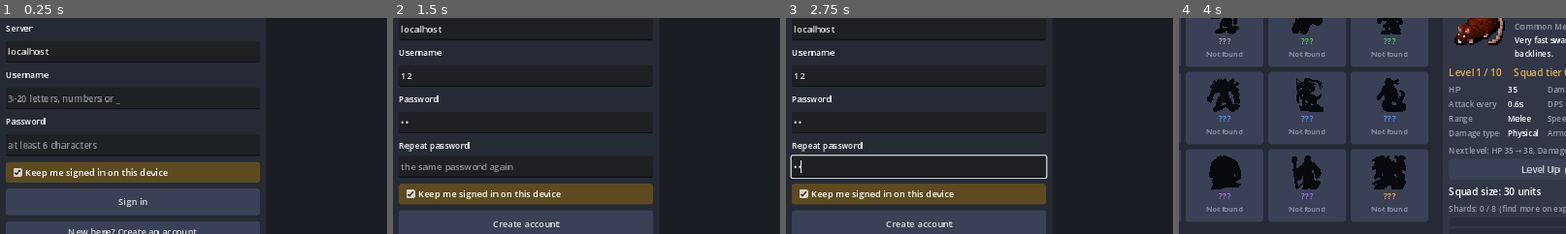
Above: before the commit, frames 1-4 (left to right).
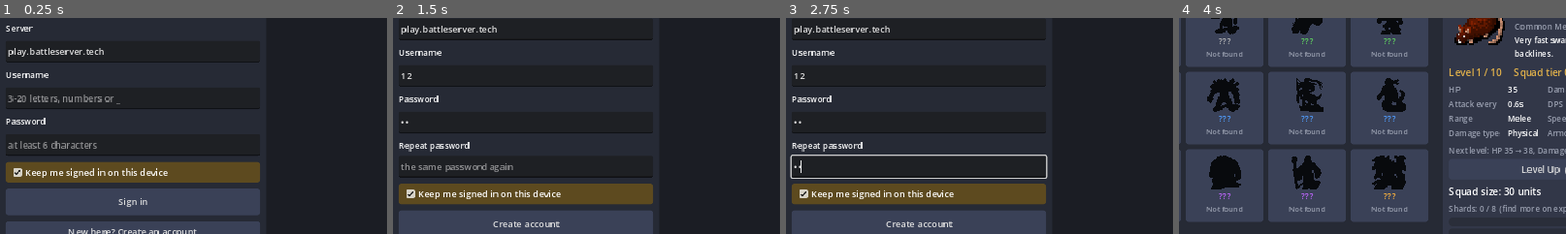
Above: after the commit, the same moments.

Repository: kranpus/autobat.slop
Game: Godot game, scene res://scenes/main.tscn
Same seed, same stepped clock (60 frames per second), same inputs: the game is played once before the commit and once after it.
Inputs (mouse positions are % of the whole screen's width and height, from its top left):
- Up to frame 1 (0.25 s): no input
- Up to frame 2 (1.5 s): click (50, 41) at 0.52 s; type "12" at 0.6 s; click (50, 52) at 0.75 s; type "12" at 0.83 s; click "New here? Create an account" at 1.25 s
- Up to frame 3 (2.75 s): click (50, 57) at 2.02 s; type "12" at 2.1 s
- Up to frame 4 (4 s): click "Play offline (guest)" at 2.75 s; click (7, 26) at 3.52 s
The pictures show only the part of the screen within x 33-83%, y 23-72%; the shares and areas given below are measured in that part.

The runs differ from the first frame. In frame 1, 0.4% of the frame differs, in the area x 2-27%, y 13-18%; in frame 2, 0.4%; in frame 3, 0.4%; in frame 4, nothing differs.

Commit message:
Default server: play.battleserver.tech
Fresh installs of every build (desktop, Android, browser on other sites
such as itch.io) connect to play.battleserver.tech; players can still type
another server. Pages served over plain http keep using their own host.

Co-Authored-By: Claude Opus 5.5 <noreply@anthropic.com>
Claude-Session: https://claude.ai/code/session_01HFXui6xc5ZRX1CXNmf6LDA

Diff:
--- a/scripts/net/party.gd
+++ b/scripts/net/party.gd
@@ -37,7 +37,7 @@
 const GAME_TAG := "autobat_draft_v2"
 ## Put your server's address here so players don't have to type it
 ## (players can still change it in the Legion Draft tab).
-const DEFAULT_SERVER := "localhost"
+const DEFAULT_SERVER := "play.battleserver.tech"   # where players connect unless they type another server
 const MAX_SERVER_PEERS := 1000
 const MAX_ROOMS := 400
 const REQUESTS_PER_SECOND := 30
Not shown, changed: HOSTING.md
Not shown, changed: HOSTINGER.md
